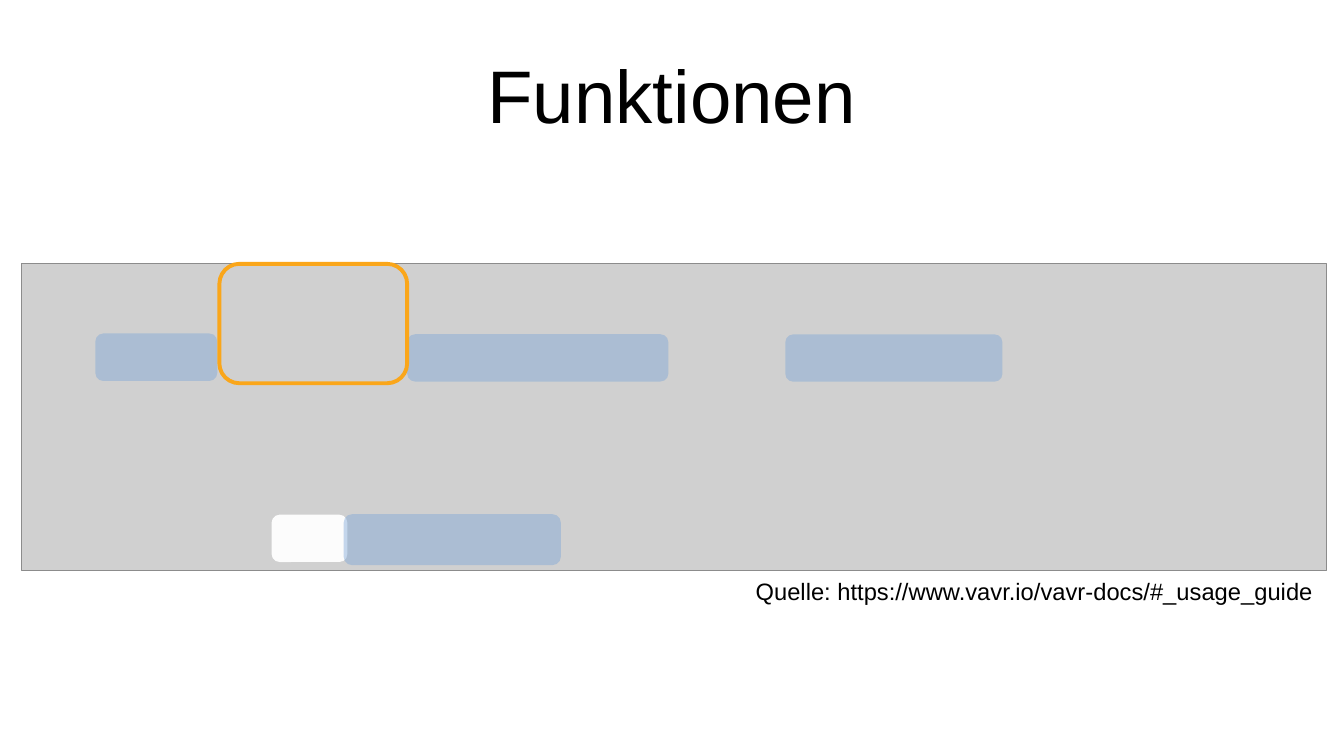
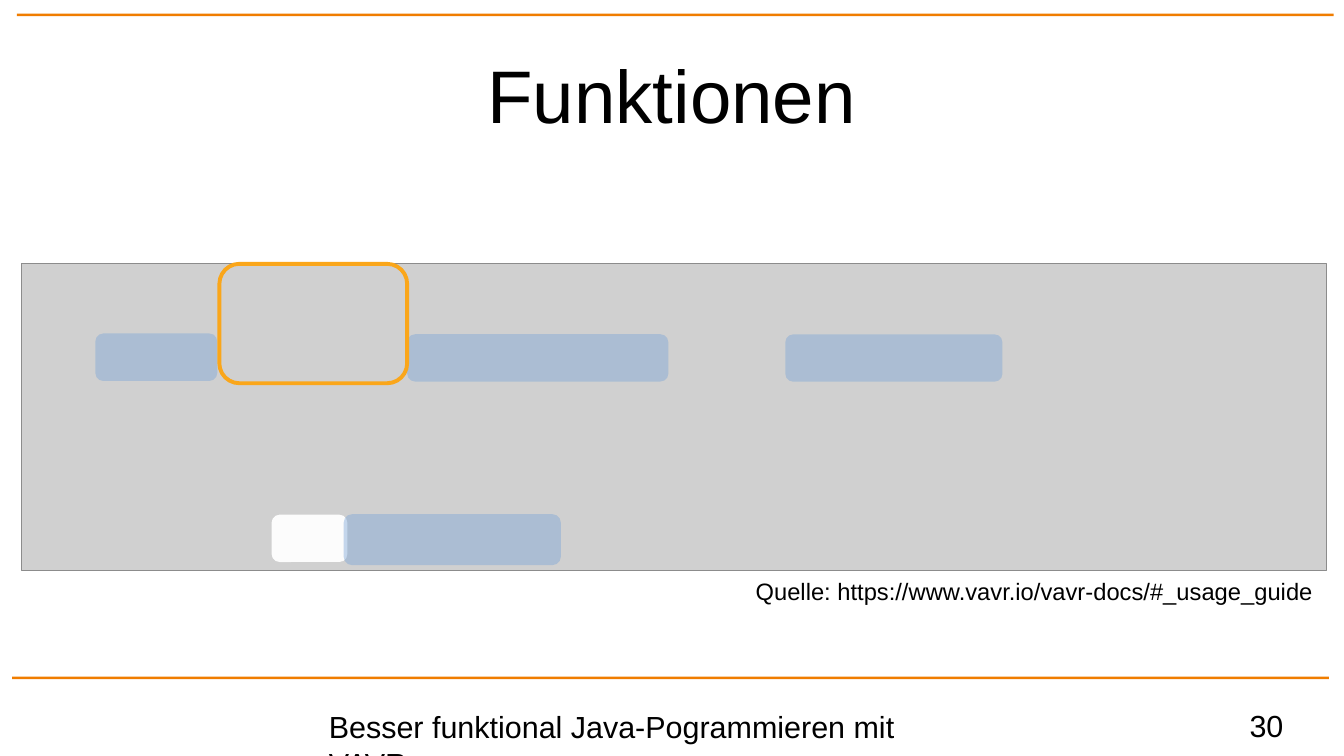
Before and after one commit to p3et/vavr-demo, a slide deck: slide 30 of coffee talk.odp (slide 29 before the commit). Drawn at 1344x756 pixels with LibreOffice and Linux fonts; fonts in the diff are those of the drawing; grey boxes stand for pictures; background and template pictures are left out. Boxes give left, top, right and bottom in pixels: in the first picture for what was removed or moved away, otherwise in the second. Text is boxed around its words. In the diff, an @@ line names an element or a change of style, - is before the commit and + after.

```diff
--- a/coffee talk.odp
+++ b/coffee talk.odp
@@ line added from (17, 15) to (1334, 15), #F07D00 1.5 pt @@
@@ line added from (12, 678) to (1329, 678), #F07D00 1.5 pt @@
@@ text added at (329, 716, 895, 744), 18 pt, text #000000 @@
+Besser funktional Java-Pogrammieren mit VAVR
@@ page number added at (1250, 715, 1284, 738), 18 pt, text #000000 @@
+30
```
Also in this commit, not shown: 40 other slides changed, 2 slides added, 1 slide removed.
